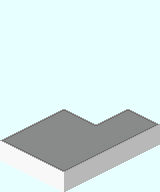
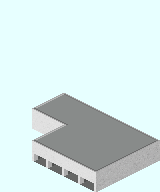
Layers edited between the first and the second 160×192 image:
hid group "West" (2 layers) over [0, 93, 160, 192]
painted on "West_Bld" over [0, 141, 64, 192]
hid group "North" (2 layers) over [0, 93, 160, 192]
painted on "North_Bld" over [0, 125, 96, 192]
hid group "East" (2 layers) over [0, 93, 160, 192]
painted on "East_Bld" over [0, 141, 96, 176]
added layer "クリップボード" (soft light, 40%) in group "South" over [32, 109, 160, 192]
painted on "South_Bld" over [32, 109, 160, 192]
